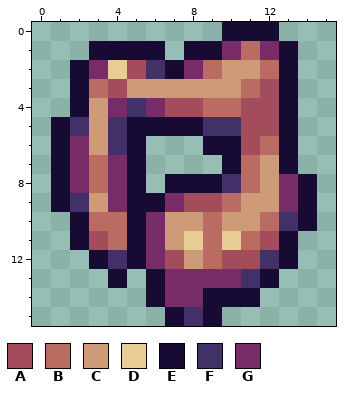
Two states of a pixel-art sprite, Images/Items/entrails.png. Above is the file before it was changed.
The file is 16x16 pixels.
Palette (. is transparent): A #a34c5c  B #ba6c62  C #ce9b79  D #e8ce94  E #170a33  F #413168  G #772c67
Pixels before, first column x 1:
 0 .........EEE..
 1 ..EEEE.EEGBGE.
 2 .EGDAFEGBCCBE.
 3 .EBACCCCCCBAE.
 4 .ECGFGAABBAAE.
 5 EFCFEEEEFFAAE.
 6 EGCFE...EEABE.
 7 EGBGE....EBCE.
 8 EGBGE.EEEFBCGE
 9 EFCGEEGAABCCGE
10 .EBBEGCCBCCBFE
11 .EABEGCDBDBAE.
12 ..EFEGACBAAFE.
13 ...E.EGGGGFE..
14 .....EGGEEE...
15 ......EFE.....
The result:
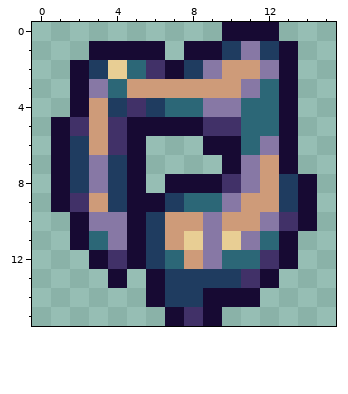
The edit:
colour A: #a34c5c -> #2c6777
colour B: #ba6c62 -> #8778a5
colour G: #772c67 -> #1f3c60
Where, in picture pixels (left, top, right, bottom), the same in both pictures:
changed: (70, 41, 298, 307)
